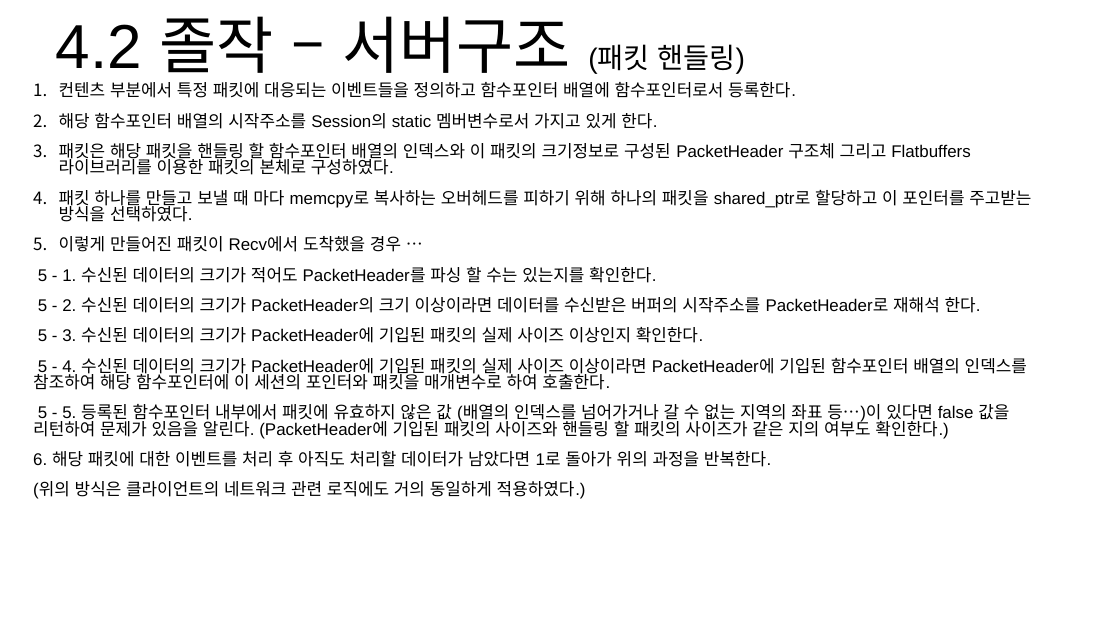
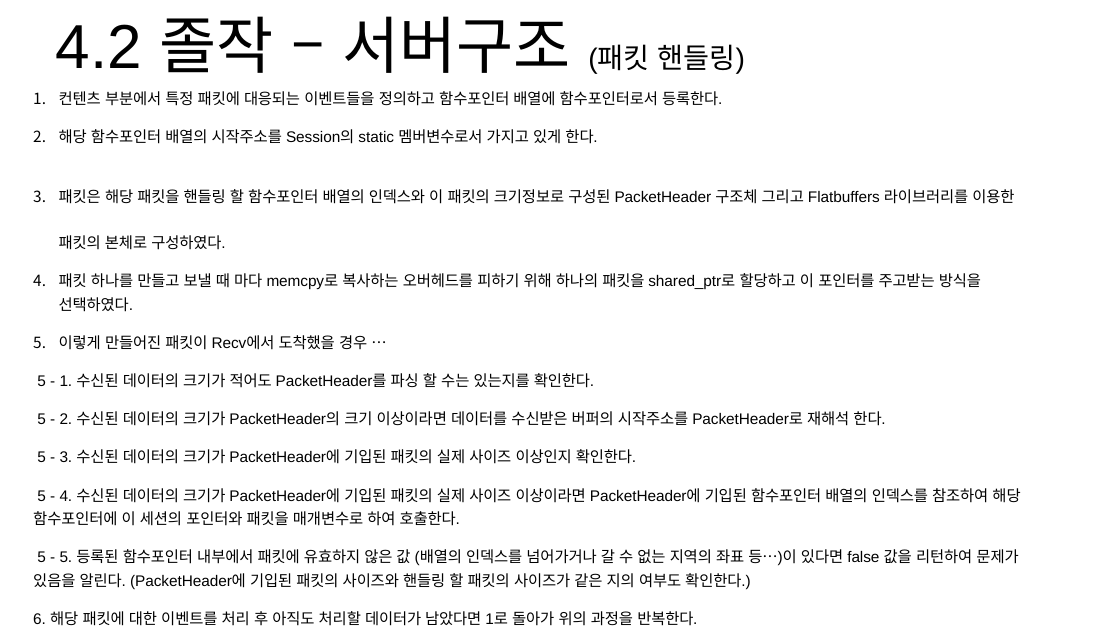
Before and after one commit to hypernagox/FYP_Evergreen, a slide deck: slide 27 of 포트폴리오/서버_최재혁/포트폴리오.pptx. Drawn at 1120x630 pixels with LibreOffice and Linux fonts; fonts in the diff are those of the drawing. Boxes give left, top, right and bottom in pixels: in the first picture for what was removed or moved away, otherwise in the second. Text is boxed around its words. In the diff, an @@ line names an element or a change of style, - is before the commit and + after.

```diff
--- a/포트폴리오/서버_최재혁/포트폴리오.pptx
+++ b/포트폴리오/서버_최재혁/포트폴리오.pptx
@@ text "컨텐츠 부분에서 특정 패킷에 대응되는 ..." at box(33, 91, 1020, 626): size 12 to 10.8 pt; line spacing 0.8 to 1.3; line spacing 0.8 to 2.5 @@
```
Also in this commit, not shown: 5 other slides changed, 3 slides added.
